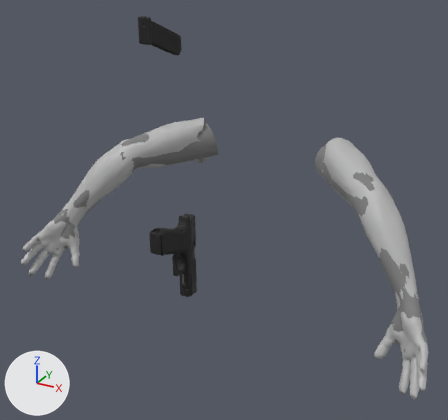
One commit to the FBX model Hell2024/Hell2024/res/models/Glock.fbx: the scene before it, then after it.
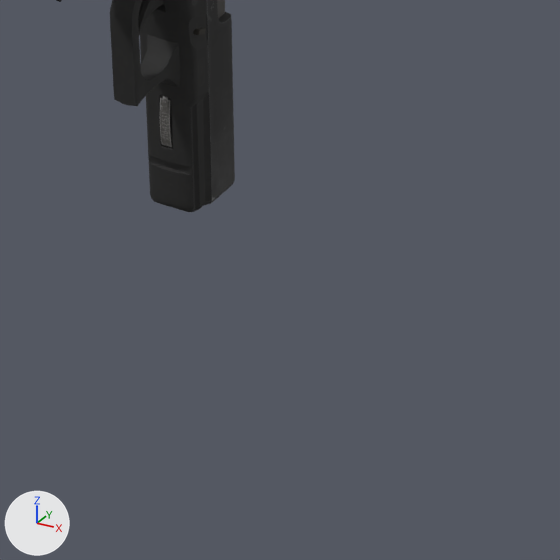
There are two pictures of each version: one whole from a camera (50 mm lens) standing at (0.796, -1.159, 0.772) and looking at (0.019, 0.254, 0.066), one close up on the part from 34% to 58% of the width and 61% to 87% of the height. The axes (+X, +Y, +Z) are drawn at lower left. The lights are the same throughout. Where no turn or scale is listed for an object, it has been applied to the vertices.

The first close-up shows 'Glock'.
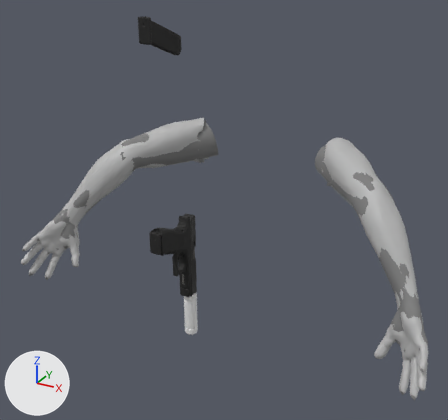
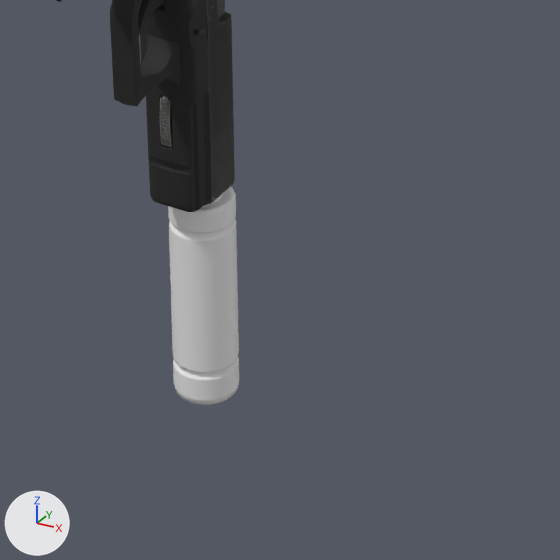
The newer file is also turned or shifted as a whole; pictures and numbers use the older file's frame.

Changed parts and their boxes (x1, y1, x2, y2) in the close-ups (560 x 560 px):
'Glock_silencer', added: after (168, 186, 239, 405)

Diff of the bpy script that builds the scene:
```diff
--- a/Hell2024/Hell2024/res/models/Glock.fbx.py
+++ b/Hell2024/Hell2024/res/models/Glock.fbx.py
@@ me_mesh_003 @@
+me_mesh_003.from_pydata(...)  # 630 vertices, 610 faces; spans x -0.0183..0.0183, y 0.0768..0.1134, z -0.2557..-0.1237
@@ ob_glock_silencer @@
+ob_glock_silencer = bpy.data.objects.new('Glock_silencer', me_mesh_003)
+ob_glock_silencer.location = (0.0, 0.0, 0.0)
```
